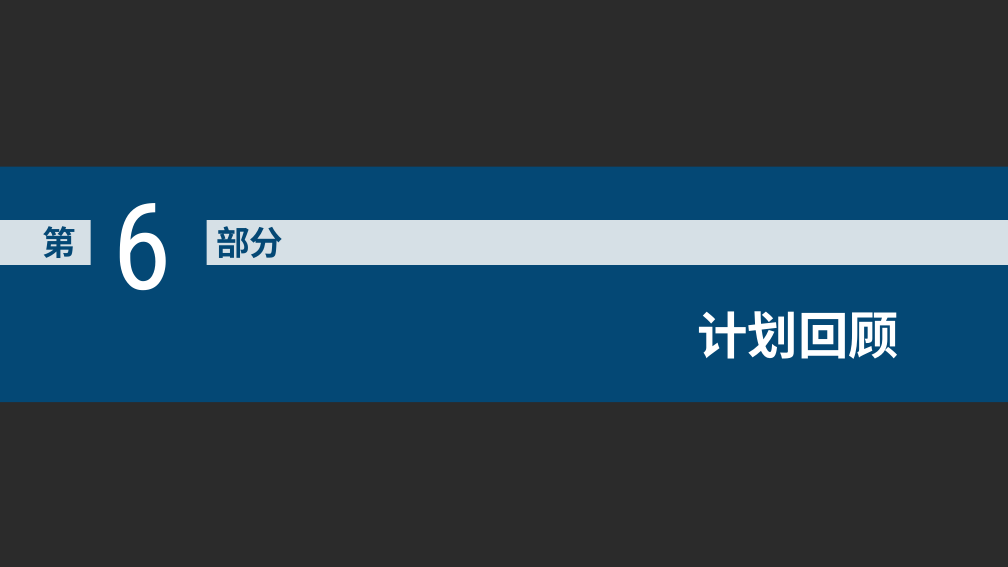
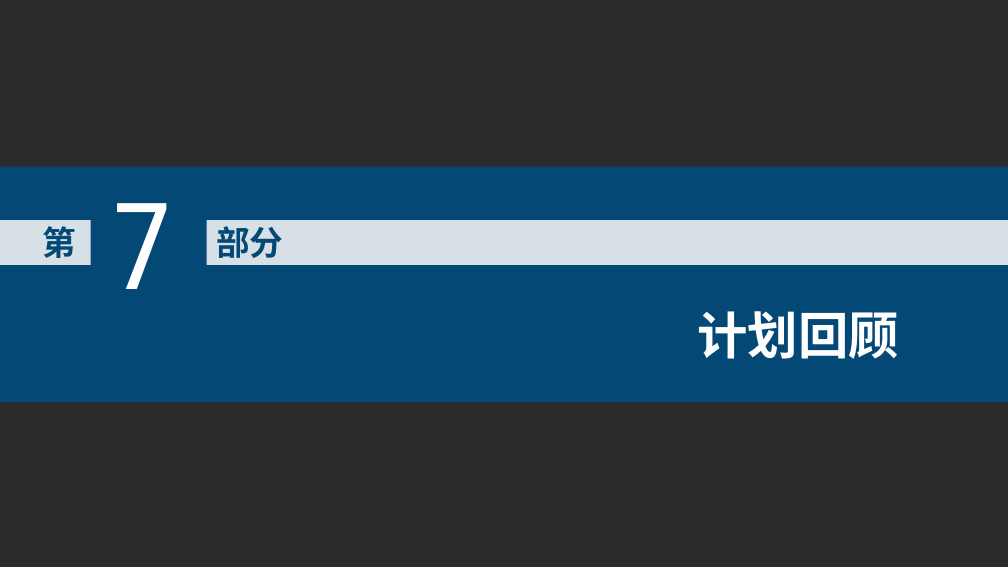
Before and after one commit to Andrew-Men/AdvResearch, a slide deck: slide 32 of 结题报告/高级科研实训结题答辩PPT.pptx (slide 24 before the commit). Drawn at 1008x567 pixels with LibreOffice and Linux fonts; fonts in the diff are those of the drawing; background and template pictures are left out; a plain dark background stands for a picture behind light text. Boxes give left, top, right and bottom in pixels: in the first picture for what was removed or moved away, otherwise in the second. Text is boxed around its words. In the diff, an @@ line names an element or a change of style, - is before the commit and + after.

```diff
--- a/结题报告/高级科研实训结题答辩PPT.pptx
+++ b/结题报告/高级科研实训结题答辩PPT.pptx
@@ text at bbox=[112, 203, 172, 289]: text changed @@
-6
+7
```
Also in this commit, not shown: 5 other slides changed, 8 slides added, 2 other files.
